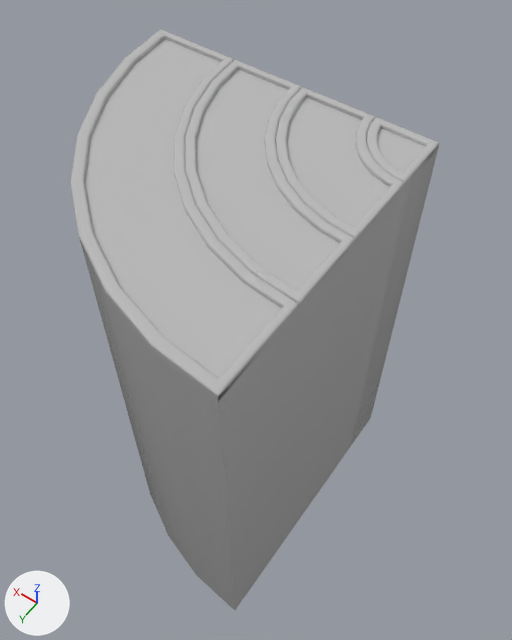
Two versions of the FBX model Assets/Sprites/3D/ColorSpin/Models/H_quad.fbx, one commit apart.
Before and after are seen from a 50 mm lens placed at (-1.03, 4.2, 5.09), pointed at (0.75, 1.7, 1.17). The axes (+X, +Y, +Z) are drawn at lower left. The lights are the same throughout. The older version comes first. Where no turn or scale is listed for an object, it has been applied to the vertices.

Names of what the first picture shows: 'Circle_quad_1', 'Circle_quad_2', 'Circle_quad_3', 'Section_1_quad_1', 'Section_1_quad_2', 'Section_1_quad_3', 'Section_2_quad_1', 'Section_2_quad_2', 'Section_2_quad_3', 'Section_3_quad_1', 'Section_3_quad_2', 'Section_3_quad_3'.
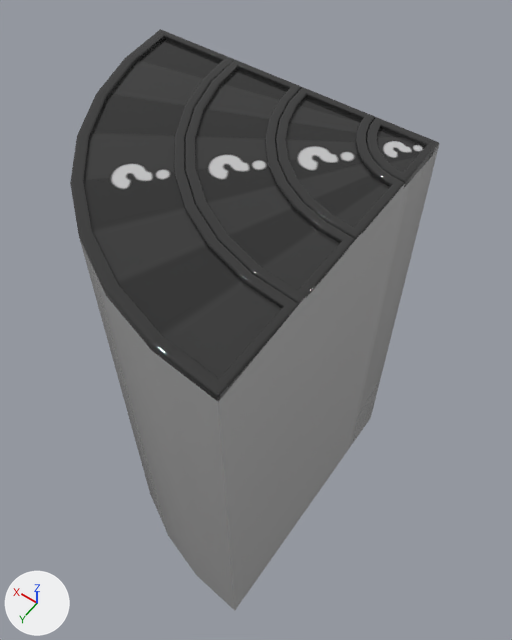
Edits to the scene script, one JSON object a line:
```json
{"op": "add", "block": "img_hidden_hole_png", "code": ["img_hidden_hole_png = load_image('hidden_hole.png', '../Textures/hidden_hole.png', 512, 512, 'sRGB')"]}
{"op": "add", "block": "mat_material__0", "code": ["mat_material__0 = principled_material('Material #0')", "mat_material__0.texture = img_hidden_hole_png", "mat_material__0.roughness = 0.0"]}
{"block": "me_mesh", "where": "me_mesh.from_pydata(...)  # 255 vertices, 206 faces; spans x 0.0..2.02, y 0.0..2.02, z -0.13..-0.08"}
{"op": "remove", "block": "me_mesh", "code": "me_mesh.materials.append(mat_02___default)  # grey #bcbcbc"}
{"op": "add", "block": "me_mesh", "code": "me_mesh.materials.append(mat_material__0)  # picture img_hidden_hole_png"}
{"block": "me_mesh_011", "where": "me_mesh_011.from_pydata(...)  # 10 vertices, 8 faces; spans x 0.0..0.344, y 0.0..0.344, z -0.11"}
{"op": "remove", "block": "me_mesh_011", "code": "me_mesh_011.materials.append(mat_02___default)  # grey #bcbcbc"}
{"op": "add", "block": "me_mesh_011", "code": "me_mesh_011.materials.append(mat_material__0)  # picture img_hidden_hole_png"}
{"block": "me_mesh_002", "where": "me_mesh_002.from_pydata(...)  # 18 vertices, 8 faces; spans x 0.0..1.95, y 0.0..1.95, z -0.11"}
{"op": "remove", "block": "me_mesh_002", "code": "me_mesh_002.materials.append(mat_02___default)  # grey #bcbcbc"}
{"op": "add", "block": "me_mesh_002", "code": "me_mesh_002.materials.append(mat_material__0)  # picture img_hidden_hole_png"}
{"block": "me_mesh_009", "where": "me_mesh_009.from_pydata(...)  # 135 vertices, 102 faces; spans x 0.0..0.404, y 0.0..0.404, z -0.133..-0.083"}
{"op": "remove", "block": "me_mesh_009", "code": "me_mesh_009.materials.append(mat_02___default)  # grey #bcbcbc"}
{"op": "add", "block": "me_mesh_009", "code": "me_mesh_009.materials.append(mat_material__0)  # picture img_hidden_hole_png"}
{"block": "me_mesh_005", "where": "me_mesh_005.from_pydata(...)  # 18 vertices, 8 faces; spans x 0.0..1.355, y 0.0..1.355, z -0.11"}
{"op": "remove", "block": "me_mesh_005", "code": "me_mesh_005.materials.append(mat_02___default)  # grey #bcbcbc"}
{"op": "add", "block": "me_mesh_005", "code": "me_mesh_005.materials.append(mat_material__0)  # picture img_hidden_hole_png"}
{"block": "me_mesh_008", "where": "me_mesh_008.from_pydata(...)  # 18 vertices, 8 faces; spans x 0.0..0.85, y 0.0..0.85, z -0.11"}
{"op": "remove", "block": "me_mesh_008", "code": "me_mesh_008.materials.append(mat_02___default)  # grey #bcbcbc"}
{"op": "add", "block": "me_mesh_008", "code": "me_mesh_008.materials.append(mat_material__0)  # picture img_hidden_hole_png"}
{"block": "me_mesh_006", "where": "me_mesh_006.from_pydata(...)  # 246 vertices, 198 faces; spans x 0.0..0.91, y 0.0..0.91, z -0.123..-0.083"}
{"op": "remove", "block": "me_mesh_006", "code": "me_mesh_006.materials.append(mat_02___default)  # grey #bcbcbc"}
{"op": "add", "block": "me_mesh_006", "code": "me_mesh_006.materials.append(mat_material__0)  # picture img_hidden_hole_png"}
{"block": "me_mesh_003", "where": "me_mesh_003.from_pydata(...)  # 246 vertices, 198 faces; spans x 0.0..1.416, y 0.0..1.416, z -0.123..-0.083"}
{"op": "remove", "block": "me_mesh_003", "code": "me_mesh_003.materials.append(mat_02___default)  # grey #bcbcbc"}
{"op": "add", "block": "me_mesh_003", "code": "me_mesh_003.materials.append(mat_material__0)  # picture img_hidden_hole_png"}
```

Pixel boxes (x1, y1, x2, y2) of what changed, in the pictures (512 x 640 px):
```json
{"object": "Section_3_quad_3", "change": "recoloured", "before": [84, 39, 282, 378], "after": [84, 39, 282, 378], "on screen": "grey to black"}
{"object": "Section_2_quad_3", "change": "recoloured", "before": [196, 69, 339, 290], "after": [196, 69, 339, 290], "on screen": "grey to black"}
{"object": "Section_3_quad_1", "change": "recoloured", "before": [70, 29, 299, 401], "after": [70, 29, 299, 401]}
{"object": "Section_1_quad_3", "change": "recoloured", "before": [286, 98, 389, 227], "after": [286, 98, 389, 227], "on screen": "grey to black"}
{"object": "Section_2_quad_1", "change": "recoloured", "before": [185, 60, 356, 304], "after": [185, 60, 356, 304], "on screen": "grey to black"}
{"object": "Section_1_quad_1", "change": "recoloured", "before": [275, 87, 405, 239], "after": [275, 87, 405, 239], "on screen": "grey to black"}
{"object": "Circle_quad_1", "change": "recoloured", "before": [366, 117, 439, 188], "after": [366, 117, 439, 188], "on screen": "grey to black"}
{"object": "Circle_quad_3", "change": "recoloured", "before": [377, 128, 425, 172], "after": [377, 128, 425, 172], "on screen": "grey to black"}
```
